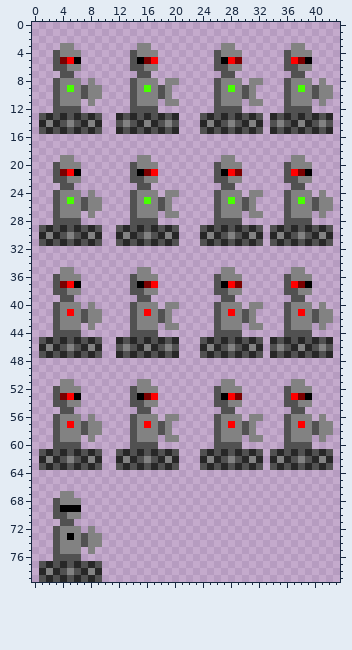
Sprite sheet, stored at images/robot.png. The picture above was drawn from the file before the commit.
The file is 44x80 pixels.
After:
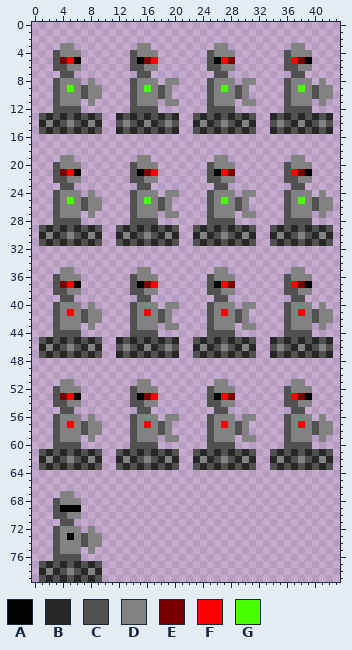
Palette (. is transparent): A #000000  B #272727  C #515151  D #828282  E #7a0000  F #ff0000  G #48ff00
Change:
Changed rows in their new state; - is an unchanged pixel.
first column x 23:
 3 ---D-.----
 4 --CD--.---
 5 --CAFE.---
 6 --C-D-.---
 7 ---C-.----
 8 --CD--.D-.
 9 --CDGDCD.-
10 --CD--CD.-
11 --CD--.D-.
12 --C---.---
13 CBCBCBCBC.
14 BDBCDCBDB.
15 CBCBCBCBC.
first column x 23:
19 ---D-.----
20 --CD--.---
21 --CAFE.---
22 --C-D-.---
23 ---C-.----
24 --CD--.D-.
25 --CDGDCD.-
26 --CD--CD.-
27 --CD--.D-.
28 --C---.---
29 CBCBCBCBC.
30 BDBCDCBDB.
31 CBCBCBCBC.
first column x 23:
35 ---D-.----
36 --CD--.---
37 --CAFE.---
38 --C-D-.---
39 ---C-.----
40 --CD--.D-.
41 --CDFDCD.-
42 --CD--CD.-
43 --CD--.D-.
44 --C---.---
45 CBCBCBCBC.
46 BDBCDCBDB.
47 CBCBCBCBC.
first column x 23:
51 ---D-.----
52 --CD--.---
53 --CAFE.---
54 --C-D-.---
55 ---C-.----
56 --CD--.D-.
57 --CDFDCD.-
58 --CD--CD.-
59 --CD--.D-.
60 --C---.---
61 CBCBCBCBC.
62 BDBCDCBDB.
63 CBCBCBCBC.
